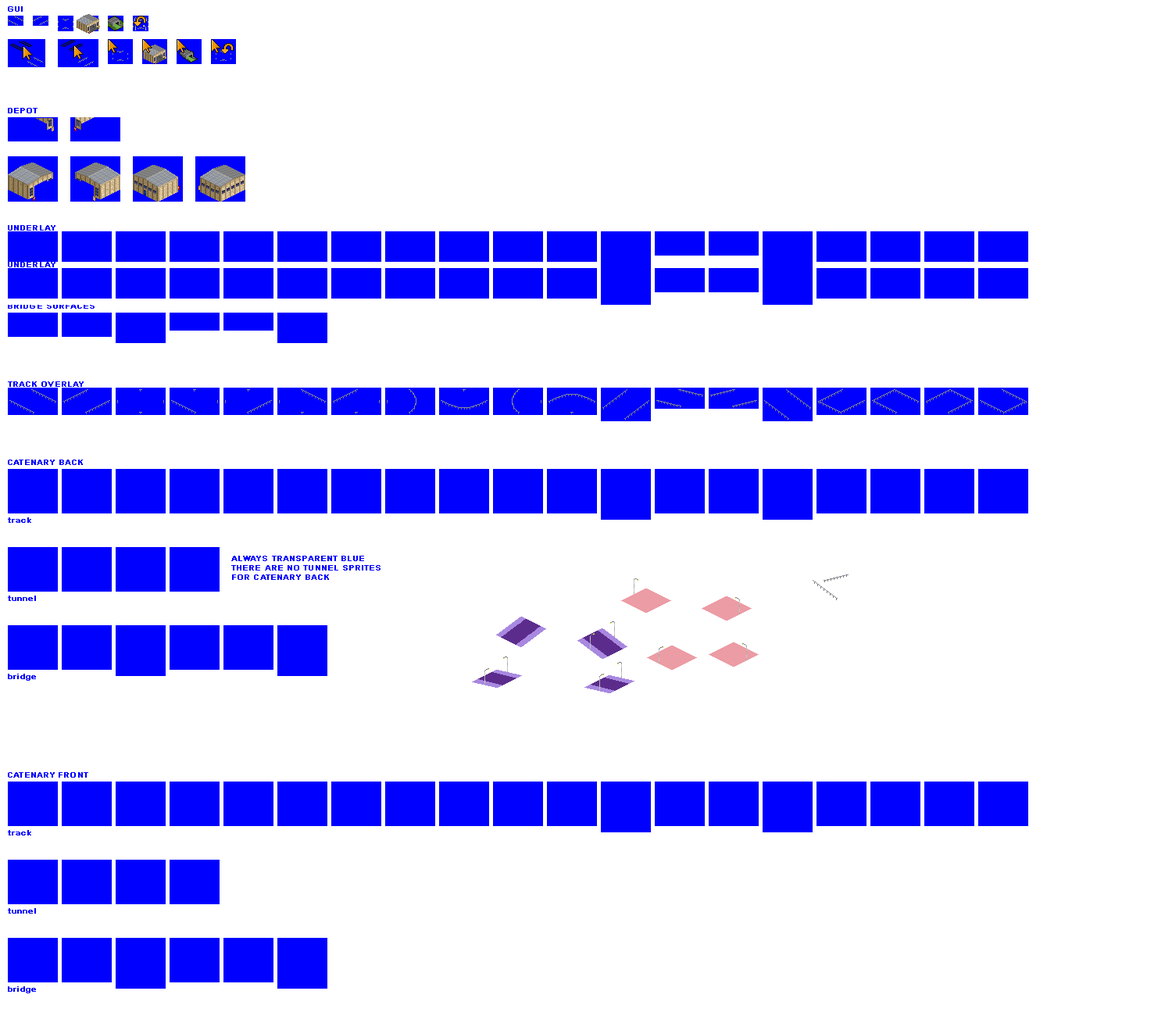
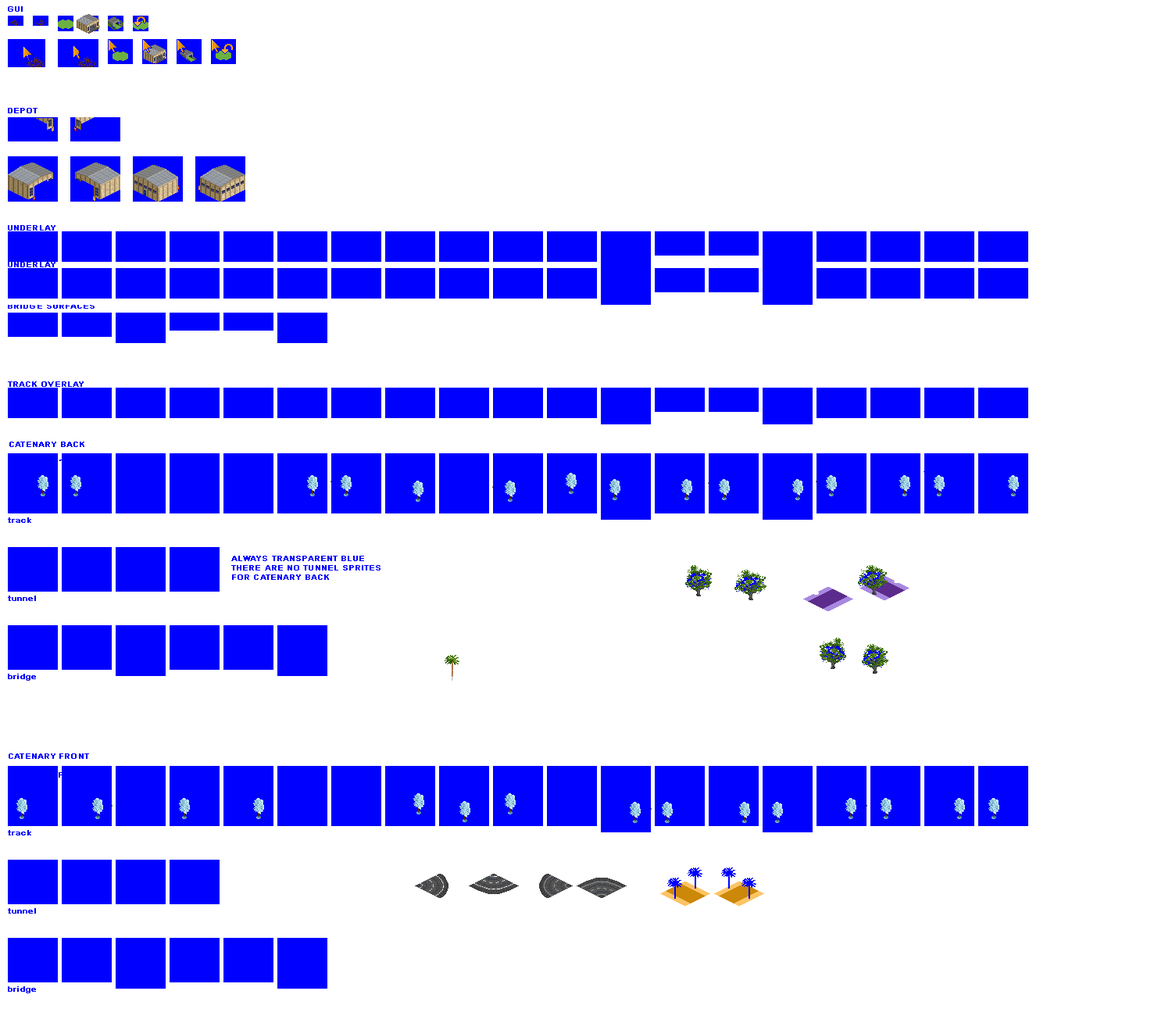
Layers edited between the first and the second (1172, 1016) image:
hid "MEDO" over [7, 15, 1029, 906]
hid "LAMP" over [7, 15, 1029, 906]
added layer "ECUT_SNOW" above "ECUT_AUTUMN" over [16, 472, 1020, 824]
